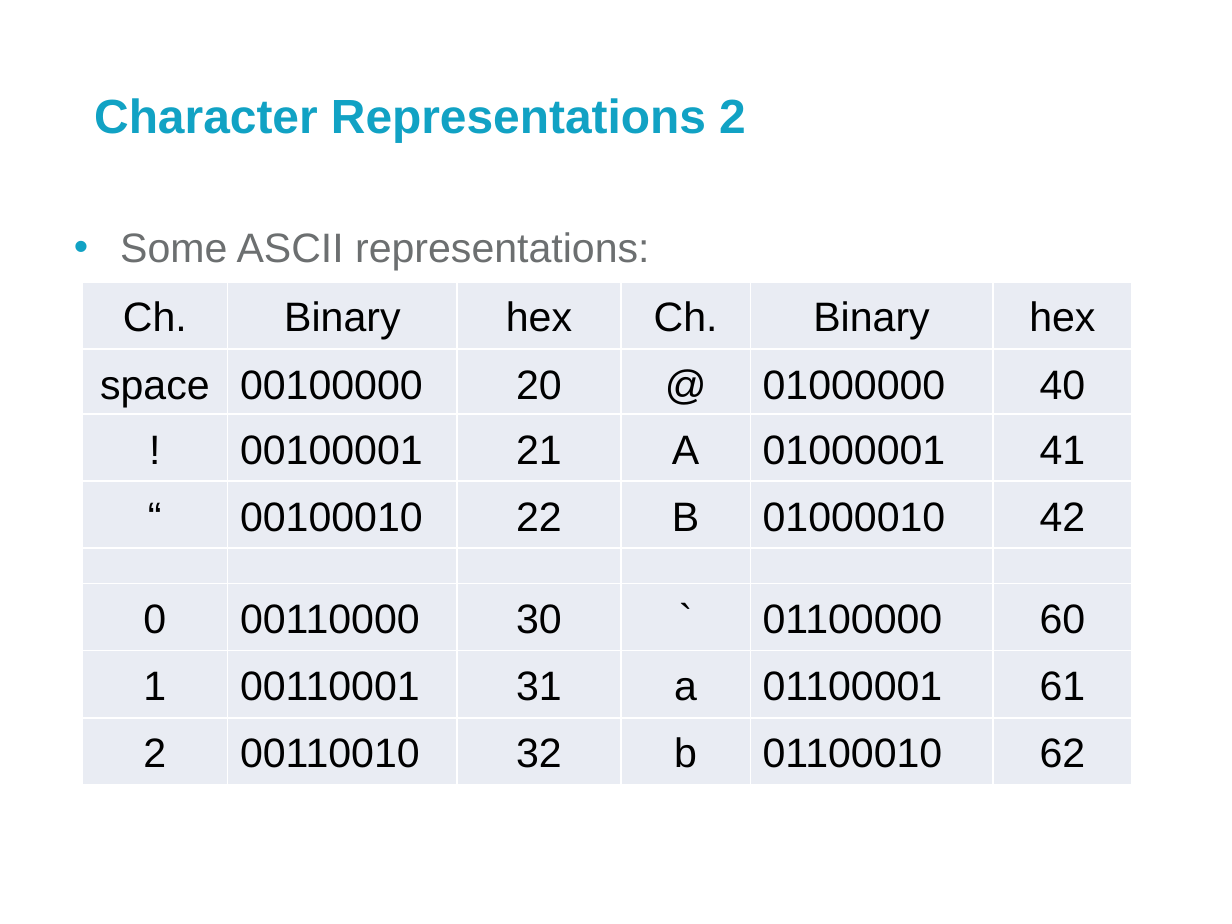
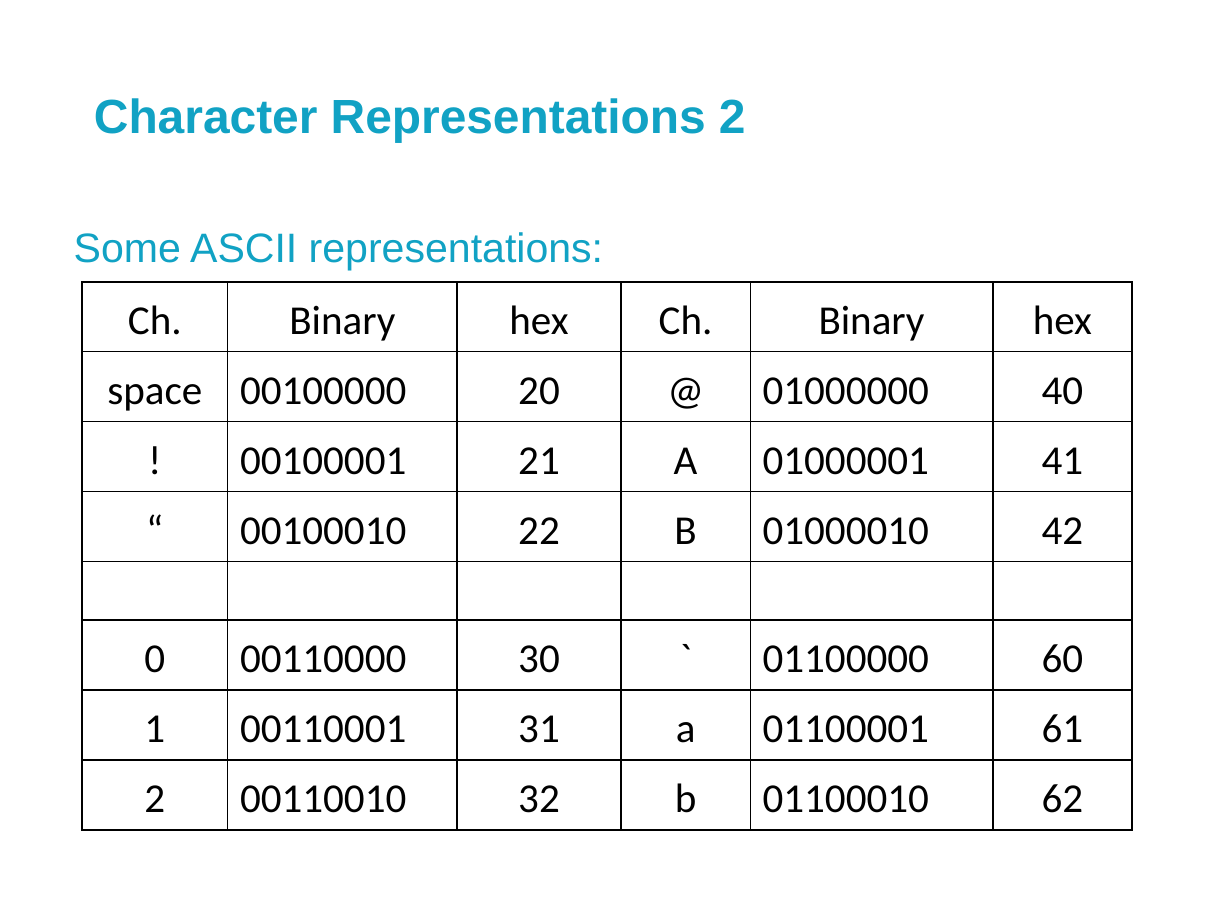
Before and after one commit to Peregrine42/uni-work, a slide deck: slide 4 of Lectures/1st Year/Platforms/Platforms3-Bitsandbytes.pptx. Drawn at 1232x924 pixels with LibreOffice and Linux fonts; fonts in the diff are those of the drawing; background and template pictures are left out. Boxes give left, top, right and bottom in pixels: in the first picture for what was removed or moved away, otherwise in the second. Text is boxed around its words. In the diff, an @@ line names an element or a change of style, - is before the commit and + after.

Commit message:
formatting in powerpoint

```diff
--- a/Lectures/1st Year/Platforms/Platforms3-Bitsandbytes.pptx
+++ b/Lectures/1st Year/Platforms/Platforms3-Bitsandbytes.pptx
@@ text "Some ASCII representations:" at <box>74,232,603,271</box>: text colour #6C6F70 to #11A2C4; bullet • to none; less space between paragraphs @@
@@ table at <box>81,282,1131,817</box> @@
@@ fill #E9EDF4 to none in 42 cells @@
@@ font Arial to Calibri @@
@@ less space between paragraphs @@
@@ borders changed @@
@@ line (1129, 614) - (837, 861): stroke #FFFFFF 0.75 pt to #FFFFFF 0.74 pt @@
@@ line (1232, 722) - (1129, 614): stroke #FFFFFF 0.75 pt to #FFFFFF 0.74 pt @@
@@ line (514, 924) - (0, 747): stroke #FFFFFF 0.75 pt to #FFFFFF 0.74 pt @@
@@ line (837, 861) - (0, 825): stroke #FFFFFF 0.75 pt to #FFFFFF 0.74 pt @@
```
Also in this commit, not shown: 15 other slides changed, 5 slides removed.
